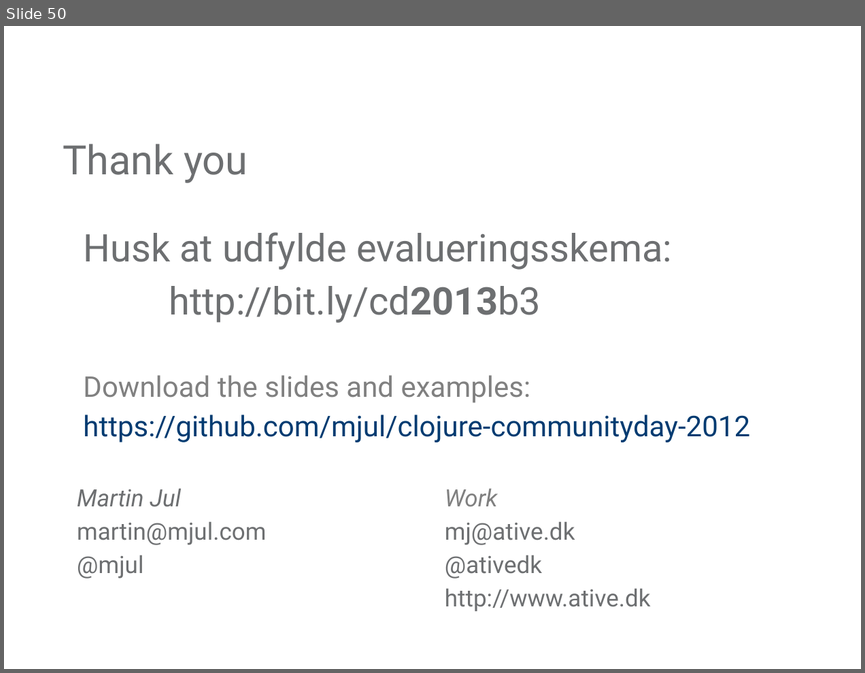
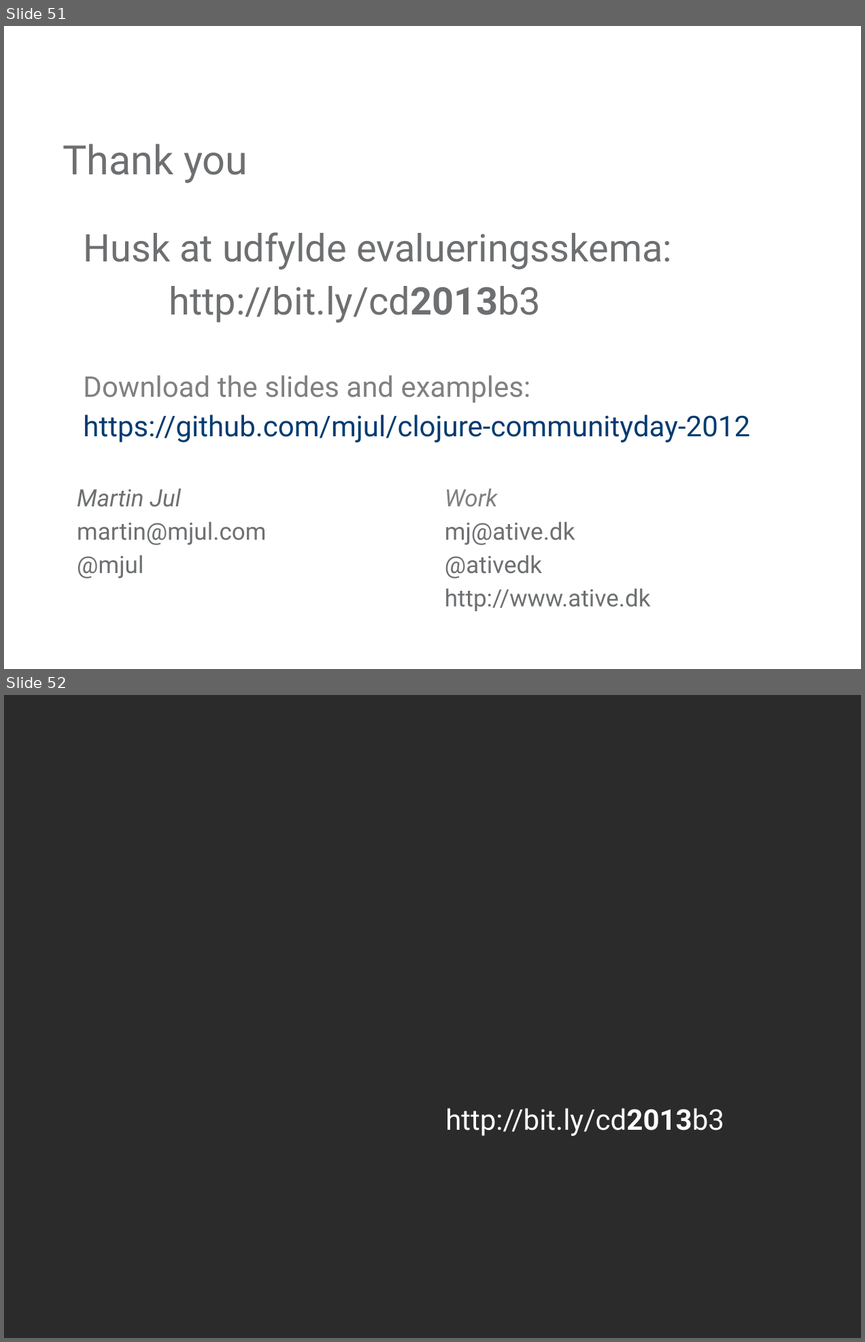
Before and after one commit to mjul/clojure-communityday-2012, a slide deck: Clojure-CD2012.pptx. Shown one above the other, each under a label of ours: slide 50 before the commit, slides 51 and 52 after it. The pictures are 865x673 and 865x1342 pixels, drawn with LibreOffice and Linux fonts; fonts in the diff are those of the drawing; background and template pictures are left out; a plain dark background stands for a picture behind light text. Boxes give left, top, right and bottom in pixels: in the first picture for what was removed or moved away, otherwise in the second. Text is boxed around its words. In the diff, an @@ line names an element or a change of style, - is before the commit and + after.

```diff
--- a/Clojure-CD2012.pptx
+++ b/Clojure-CD2012.pptx
@@ slide 52 added at bbox=[4, 695, 861, 1338], background picture (left out) @@
@@ text added at bbox=[445, 1108, 724, 1136], 24 pt, text #FFFFFF @@
+http://bit.ly/cd2013b3
@@ what was slide 50 is now slide 51 @@
```
Also in this commit, not shown: 1 other slide added, 1 other file.
